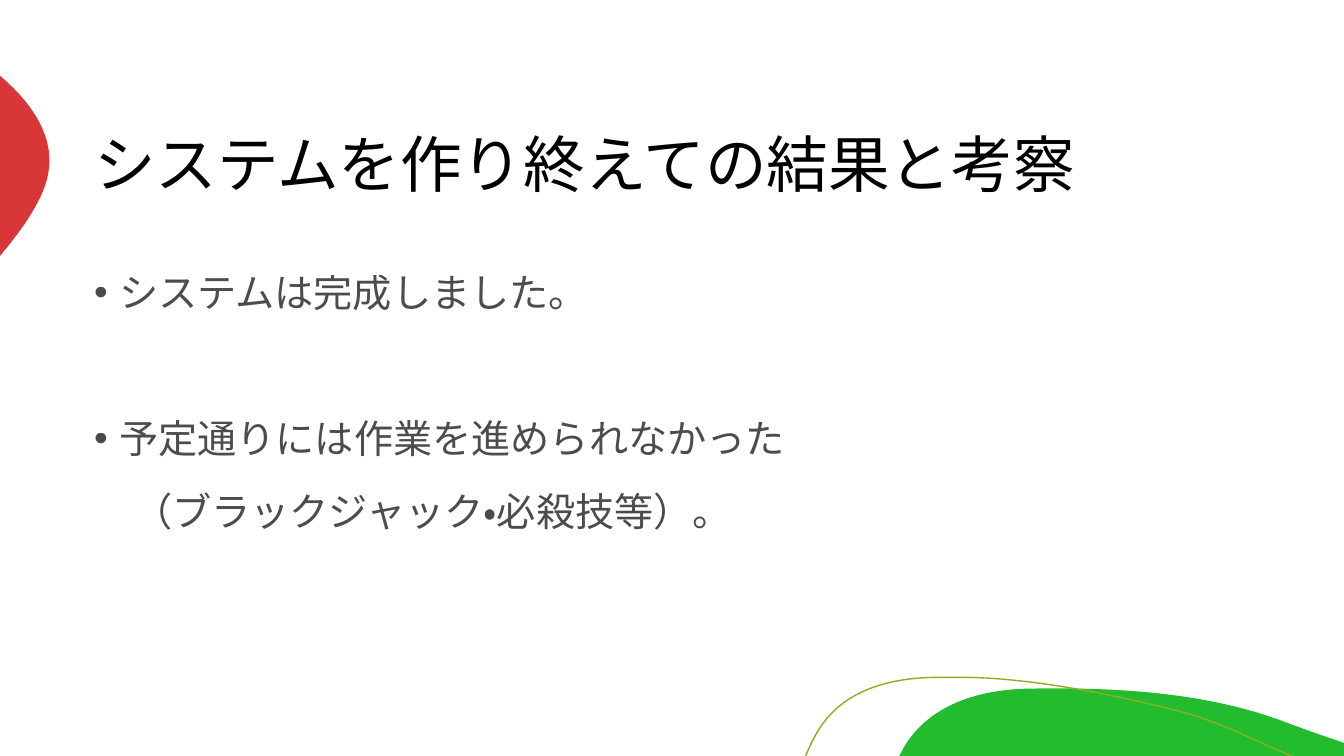
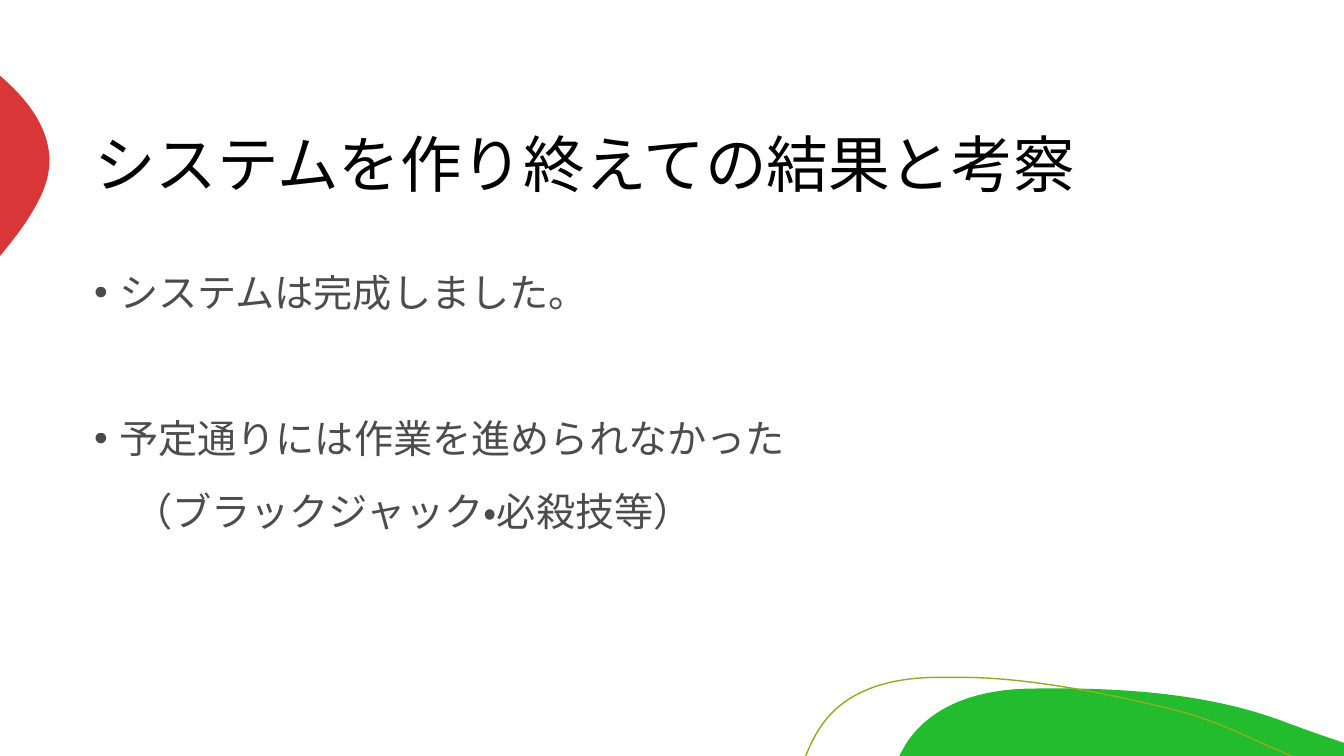
Before and after one commit to miyagiryusei/Excel, a slide deck: slide 8 of 発表資料.pptx. Drawn at 1344x756 pixels with LibreOffice and Linux fonts; fonts in the diff are those of the drawing. Boxes give left, top, right and bottom in pixels: in the first picture for what was removed or moved away, otherwise in the second. Text is boxed around its words. In the diff, an @@ line names an element or a change of style, - is before the commit and + after.

Commit message:
コミット

```diff
--- a/発表資料.pptx
+++ b/発表資料.pptx
@@ text at <box>133,492,692,530</box>: text changed @@
-（ブラックジャック・必殺技等）。
+（ブラックジャック・必殺技等）
```
